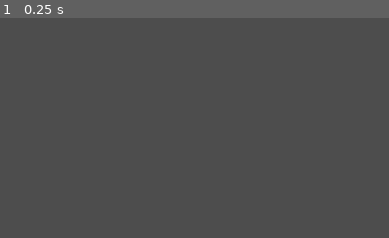
Above: before the commit, frame 1.
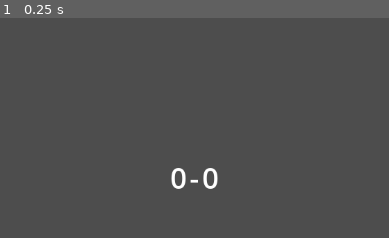
Above: after the commit, the same moment.

Repository: BrianMosbeux/Godot_Pong
Game: Godot game, scene res://scenes/main.tscn
Same seed, same stepped clock (60 frames per second), same inputs: the game is played once before the commit and once after it.
Inputs:
- Up to frame 1 (0.25 s): no input
The pictures show only the part of the screen within x 25-75%, y 50-100%; the shares and areas given below are measured in that part.

The runs differ from the first frame. In frame 1, 0.5% of the frame differs, in the area x 43-57%, y 68-78%.

Commit message:
Add hugly scoring system

Diff:
--- /dev/null
+++ b/scenes/hud.tscn
@@ -0,0 +1,61 @@
+[gd_scene load_steps=4 format=3 uid="uid://4xesrxwdqtv7"]
+
+[ext_resource type="Script" path="res://scripts/hud.gd" id="1_h2oc5"]
+
+[sub_resource type="Theme" id="Theme_fddrh"]
+default_font_size = 42
+
+[sub_resource type="Theme" id="Theme_3cf5v"]
+
+[node name="HUD" type="CanvasLayer"]
+script = ExtResource("1_h2oc5")
+
+[node name="MarginContainer" type="MarginContainer" parent="."]
+anchors_preset = 15
+anchor_right = 1.0
+anchor_bottom = 1.0
+grow_horizontal = 2
+grow_vertical = 2
+theme_override_constants/margin_left = 20
+theme_override_constants/margin_top = 20
+theme_override_constants/margin_right = 20
+theme_override_constants/margin_bottom = 20
+
+[node name="VBoxContainer" type="VBoxContainer" parent="MarginContainer"]
+layout_mode = 2
+
+[node name="TopContainer" type="HBoxContainer" parent="MarginContainer/VBoxContainer"]
+layout_mode = 2
+size_flags_vertical = 3
+
+[node name="MiddleContainer" type="HBoxContainer" parent="MarginContainer/VBoxContainer"]
+layout_mode = 2
+size_flags_vertical = 3
+size_flags_stretch_ratio = 2.5
+alignment = 1
+
+[node name="TimerLabel" type="Label" parent="MarginContainer/VBoxContainer/MiddleContainer"]
+layout_mode = 2
+
+[node name="BottomContainer" type="HBoxContainer" parent="MarginContainer/VBoxContainer"]
+layout_mode = 2
+size_flags_vertical = 3
+theme = SubResource("Theme_fddrh")
+alignment = 1
+
+[node name="Score1" type="Label" parent="MarginContainer/VBoxContainer/BottomContainer"]
+layout_mode = 2
+size_flags_horizontal = 4
+theme = SubResource("Theme_3cf5v")
+text = "0"
+
+[node name="Separator" type="Label" parent="MarginContainer/VBoxContainer/BottomContainer"]
+layout_mode = 2
+size_flags_horizontal = 4
+text = "-"
+
+[node name="Score2" type="Label" parent="MarginContainer/VBoxContainer/BottomContainer"]
+layout_mode = 2
+size_flags_horizontal = 4
+theme = SubResource("Theme_3cf5v")
+text = "0"
--- a/scenes/main.tscn
+++ b/scenes/main.tscn
@@ -1,10 +1,11 @@
-[gd_scene load_steps=7 format=3 uid="uid://bfon1n72in16y"]
+[gd_scene load_steps=8 format=3 uid="uid://bfon1n72in16y"]
 
 [ext_resource type="Script" path="res://scripts/main.gd" id="1_2o25x"]
 [ext_resource type="PackedScene" uid="uid://bggigkxxch4us" path="res://scenes/player.tscn" id="1_paxwj"]
 [ext_resource type="PackedScene" uid="uid://bradnvknqhod" path="res://scenes/ball.tscn" id="3_71bts"]
 [ext_resource type="PackedScene" uid="uid://bl6003vvbqudr" path="res://scenes/walls.tscn" id="4_gcsko"]
 [ext_resource type="PackedScene" uid="uid://s0h3cc5838qe" path="res://scenes/point_area.tscn" id="5_dhsm8"]
+[ext_resource type="PackedScene" uid="uid://4xesrxwdqtv7" path="res://scenes/hud.tscn" id="6_tw70q"]
 
 [sub_resource type="RectangleShape2D" id="RectangleShape2D_tiyfs"]
 size = Vector2(10, 648)
@@ -12,6 +13,17 @@
 [node name="Main" type="Node2D"]
 script = ExtResource("1_2o25x")
 Ball = ExtResource("3_71bts")
+
+[node name="Background" type="ColorRect" parent="."]
+anchors_preset = 15
+anchor_right = 1.0
+anchor_bottom = 1.0
+grow_horizontal = 2
+grow_vertical = 2
+size_flags_horizontal = 4
+color = Color(0.992157, 0.603922, 0, 1)
+
+[node name="HUD" parent="." instance=ExtResource("6_tw70q")]
 
 [node name="Player1" parent="." instance=ExtResource("1_paxwj")]
 position = Vector2(64, 320)
@@ -22,10 +34,10 @@
 
 [node name="Walls" parent="." instance=ExtResource("4_gcsko")]
 
-[node name="PointArea" parent="." instance=ExtResource("5_dhsm8")]
+[node name="PointArea1" parent="." instance=ExtResource("5_dhsm8")]
 position = Vector2(10, 0)
 
-[node name="CollisionShape2D" type="CollisionShape2D" parent="PointArea"]
+[node name="CollisionShape2D" type="CollisionShape2D" parent="PointArea1"]
 position = Vector2(0, 324)
 shape = SubResource("RectangleShape2D_tiyfs")
 
--- a/scenes/player.tscn
+++ b/scenes/player.tscn
@@ -1,6 +1,7 @@
-[gd_scene load_steps=3 format=3 uid="uid://bggigkxxch4us"]
+[gd_scene load_steps=4 format=3 uid="uid://bggigkxxch4us"]
 
 [ext_resource type="Script" path="res://scripts/player.gd" id="1_fgpbm"]
+[ext_resource type="PackedScene" uid="uid://cvxg5dd0rcguq" path="res://scenes/team.tscn" id="2_g2t0s"]
 
 [sub_resource type="RectangleShape2D" id="RectangleShape2D_vv236"]
 size = Vector2(16, 96)
@@ -14,3 +15,5 @@
 
 [node name="CollisionShape2D" type="CollisionShape2D" parent="."]
 shape = SubResource("RectangleShape2D_vv236")
+
+[node name="Team" parent="." instance=ExtResource("2_g2t0s")]
--- a/scenes/point_area.tscn
+++ b/scenes/point_area.tscn
@@ -1,8 +1,11 @@
-[gd_scene load_steps=2 format=3 uid="uid://s0h3cc5838qe"]
+[gd_scene load_steps=3 format=3 uid="uid://s0h3cc5838qe"]
 
 [ext_resource type="Script" path="res://scripts/point_area.gd" id="1_5edhw"]
+[ext_resource type="PackedScene" uid="uid://cvxg5dd0rcguq" path="res://scenes/team.tscn" id="2_3v35k"]
 
 [node name="PointArea" type="Area2D"]
 script = ExtResource("1_5edhw")
 
+[node name="Team" parent="." instance=ExtResource("2_3v35k")]
+
 [connection signal="body_entered" from="." to="." method="_on_body_entered"]
--- /dev/null
+++ b/scenes/team.tscn
@@ -0,0 +1,6 @@
+[gd_scene load_steps=2 format=3 uid="uid://cvxg5dd0rcguq"]
+
+[ext_resource type="Script" path="res://scripts/team.gd" id="1_fmgck"]
+
+[node name="Team" type="Node2D"]
+script = ExtResource("1_fmgck")
--- /dev/null
+++ b/scripts/hud.gd
@@ -0,0 +1,24 @@
+extends CanvasLayer
+
+@onready var score_1 = $MarginContainer/VBoxContainer/BottomContainer/Score1
+@onready var score_2 = $MarginContainer/VBoxContainer/BottomContainer/Score2
+@onready var timer_label = $MarginContainer/VBoxContainer/MiddleContainer/TimerLabel
+
+
+# Called when the node enters the scene tree for the first time.
+func _ready():
+	pass # Replace with function body.
+
+
+# Called every frame. 'delta' is the elapsed time since the previous frame.
+func _process(delta):
+	pass
+
+func set_player_1_score(score):
+	score_1.text = str(score)
+
+func set_player_2_score(score):
+	score_2.text = str(score)
+
+func set_timer_label(time_left):
+	timer_label = str(time_left)
--- a/scripts/main.gd
+++ b/scripts/main.gd
@@ -6,26 +6,41 @@
 @onready var timer = $Timer
 @onready var player_1 = $Player1
 @onready var player_2 = $Player2
-@onready var point_area = $PointArea
+@onready var point_area_1 = $PointArea1
 @onready var point_area_2 = $PointArea2
+@onready var hud = $HUD
 
 
 # Called when the node enters the scene tree for the first time.
 func _ready():
 	start_point()
-	point_area.connect("point", start_point)
-	point_area_2.connect("point", start_point)
+	player_1.team.team = 0
+	player_2.team.team = 1
+	point_area_1.team.team = 1
+	point_area_2.team.team = 0
+	point_area_1.connect("point", update_score)
+	point_area_2.connect("point", update_score)
+
 
 # Called every frame. 'delta' is the elapsed time since the previous frame.
 func _process(delta):
-	pass
+	hud.set_timer_label(timer.time_left)
+
+func update_score(team):
+	if team.team == player_1.team.team:
+		player_1.team.score += 1
+		hud.set_player_1_score(player_1.team.score)
+	else:
+		player_2.team.score += 1
+		hud.set_player_2_score(player_2.team.score)
+	start_point()
 
 func start_point():
-	print("timer started")
+	#hud.set_player_1_score()
 	timer.start()
+
 
 
 func _on_timer_timeout():
 	var ball_instance = Ball.instantiate()
 	add_child(ball_instance)
-	print(ball_instance)
--- a/scripts/player.gd
+++ b/scripts/player.gd
@@ -45,6 +45,8 @@
 var screen_size: Vector2
 var start_pos: Vector2
 
+@onready var team = $Team
+
 
 # Called when the node enters the scene tree for the first time.
 func _ready():
--- a/scripts/point_area.gd
+++ b/scripts/point_area.gd
@@ -2,6 +2,7 @@
 
 signal point
 
+@onready var team = $Team
 
 # Called when the node enters the scene tree for the first time.
 func _ready():
@@ -16,6 +17,5 @@
 
 func _on_body_entered(body):
 	if body.has_method("handle_point"):
-		print("emitting signal")
-		point.emit()
+		point.emit(team)
 		body.handle_point()
--- /dev/null
+++ b/scripts/team.gd
@@ -0,0 +1,5 @@
+extends Node2D
+
+@export var team: int = 0
+
+var score: int = 0
